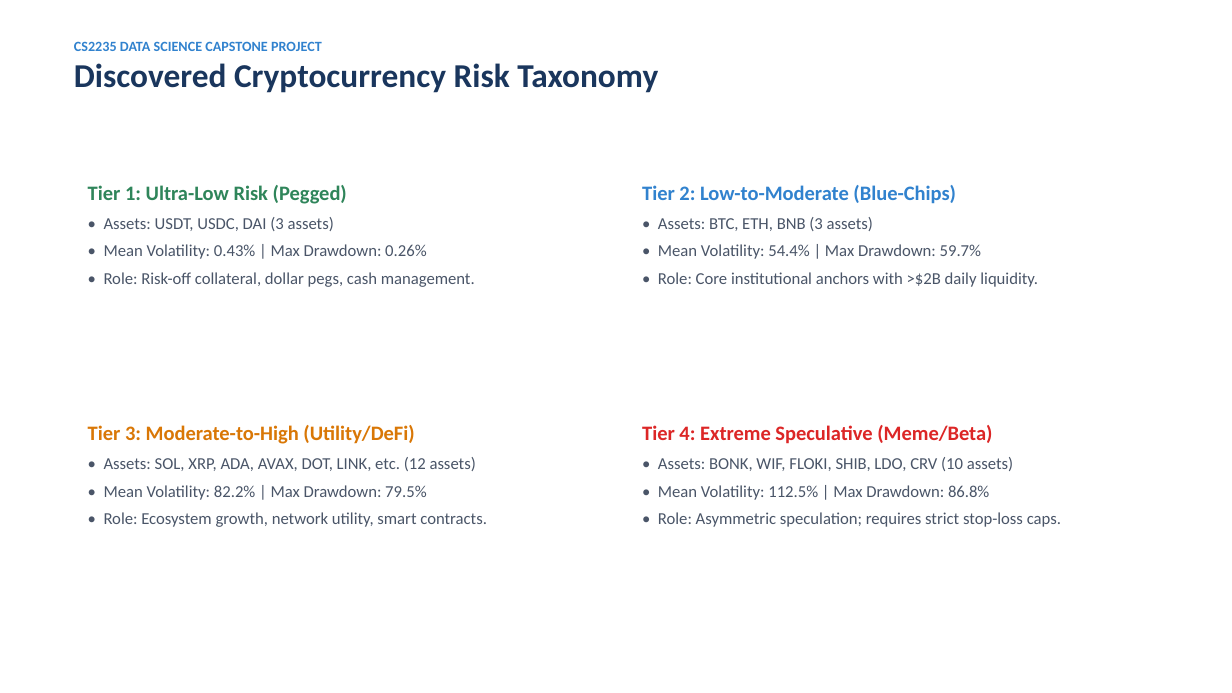
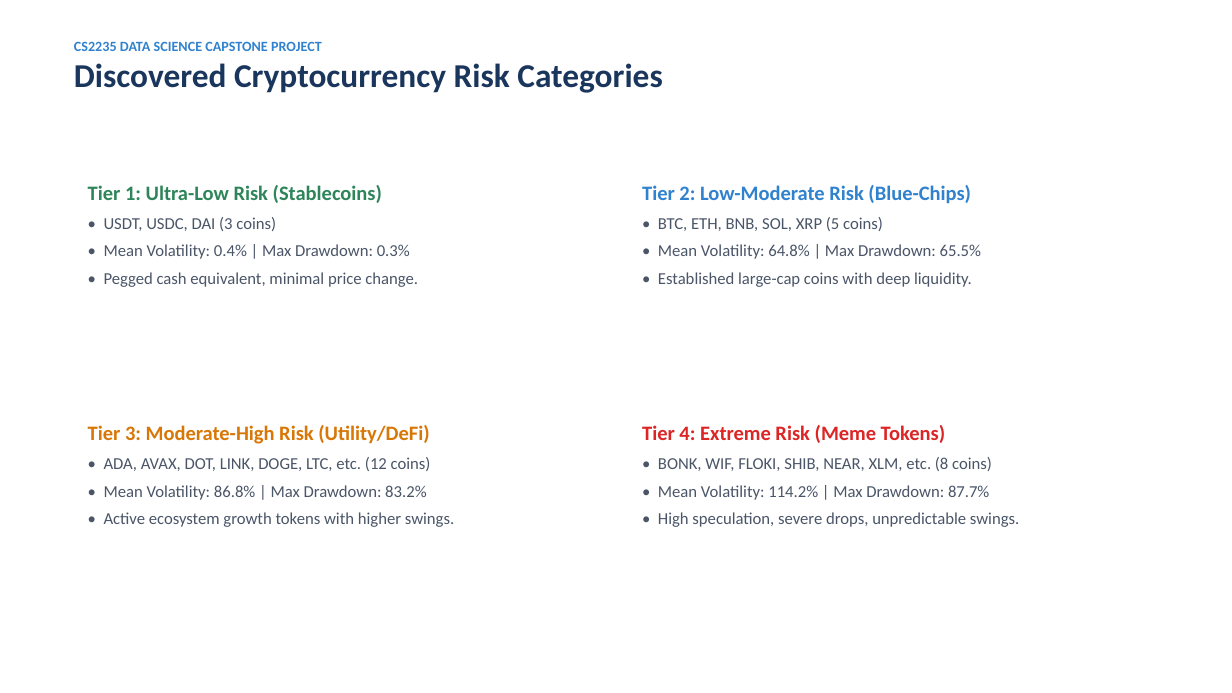
Before and after one commit to thanishasrao/Cryptocurrency-Risk-Analysis, a slide deck: slide 6 of presentation/crypto_risk_clustering_presentation.pptx. Drawn at 1232x693 pixels with LibreOffice and Linux fonts; fonts in the diff are those of the drawing. Boxes give left, top, right and bottom in pixels: in the first picture for what was removed or moved away, otherwise in the second. Text is boxed around its words. In the diff, an @@ line names an element or a change of style, - is before the commit and + after.

Commit message:
docs: strictly eliminate all non-syllabus concepts and algorithms

```diff
--- a/presentation/crypto_risk_clustering_presentation.pptx
+++ b/presentation/crypto_risk_clustering_presentation.pptx
@@ text at [74,63,662,93]: text changed @@
-Discovered Cryptocurrency Risk Taxonomy
+Discovered Cryptocurrency Risk Categories
@@ text at [88,185,418,287]: text changed @@
-Tier 1: Ultra-Low Risk (Pegged)
-• Assets: USDT, USDC, DAI (3 assets)
-• Mean Volatility: 0.43% | Max Drawdown: 0.26%
-• Role: Risk-off collateral, dollar pegs, cash management.
+Tier 1: Ultra-Low Risk (Stablecoins)
+• USDT, USDC, DAI (3 coins)
+• Mean Volatility: 0.4% | Max Drawdown: 0.3%
+• Pegged cash equivalent, minimal price change.
@@ text at [642,185,981,287]: text changed @@
-Tier 2: Low-to-Moderate (Blue-Chips)
-• Assets: BTC, ETH, BNB (3 assets)
-• Mean Volatility: 54.4% | Max Drawdown: 59.7%
-• Role: Core institutional anchors with >$2B daily liquidity.
+Tier 2: Low-Moderate Risk (Blue-Chips)
+• BTC, ETH, BNB, SOL, XRP (5 coins)
+• Mean Volatility: 64.8% | Max Drawdown: 65.5%
+• Established large-cap coins with deep liquidity.
@@ text at [88,425,454,527]: text changed @@
-Tier 3: Moderate-to-High (Utility/DeFi)
-• Assets: SOL, XRP, ADA, AVAX, DOT, LINK, etc. (12 assets)
-• Mean Volatility: 82.2% | Max Drawdown: 79.5%
-• Role: Ecosystem growth, network utility, smart contracts.
+Tier 3: Moderate-High Risk (Utility/DeFi)
+• ADA, AVAX, DOT, LINK, DOGE, LTC, etc. (12 coins)
+• Mean Volatility: 86.8% | Max Drawdown: 83.2%
+• Active ecosystem growth tokens with higher swings.
@@ text at [642,425,1019,527]: text changed @@
-Tier 4: Extreme Speculative (Meme/Beta)
-• Assets: BONK, WIF, FLOKI, SHIB, LDO, CRV (10 assets)
-• Mean Volatility: 112.5% | Max Drawdown: 86.8%
-• Role: Asymmetric speculation; requires strict stop-loss caps.
+Tier 4: Extreme Risk (Meme Tokens)
+• BONK, WIF, FLOKI, SHIB, NEAR, XLM, etc. (8 coins)
+• Mean Volatility: 114.2% | Max Drawdown: 87.7%
+• High speculation, severe drops, unpredictable swings.
```
Also in this commit, not shown: 7 other slides changed, 8 other files.
